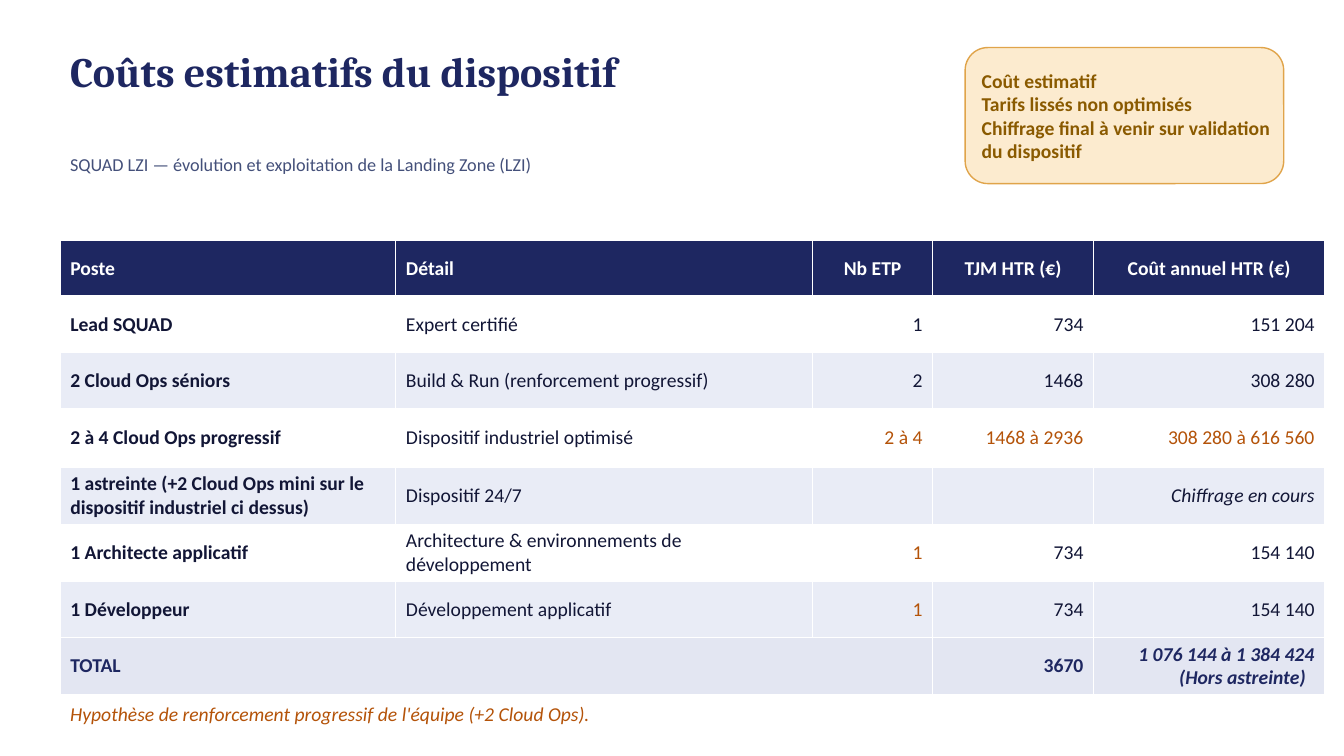
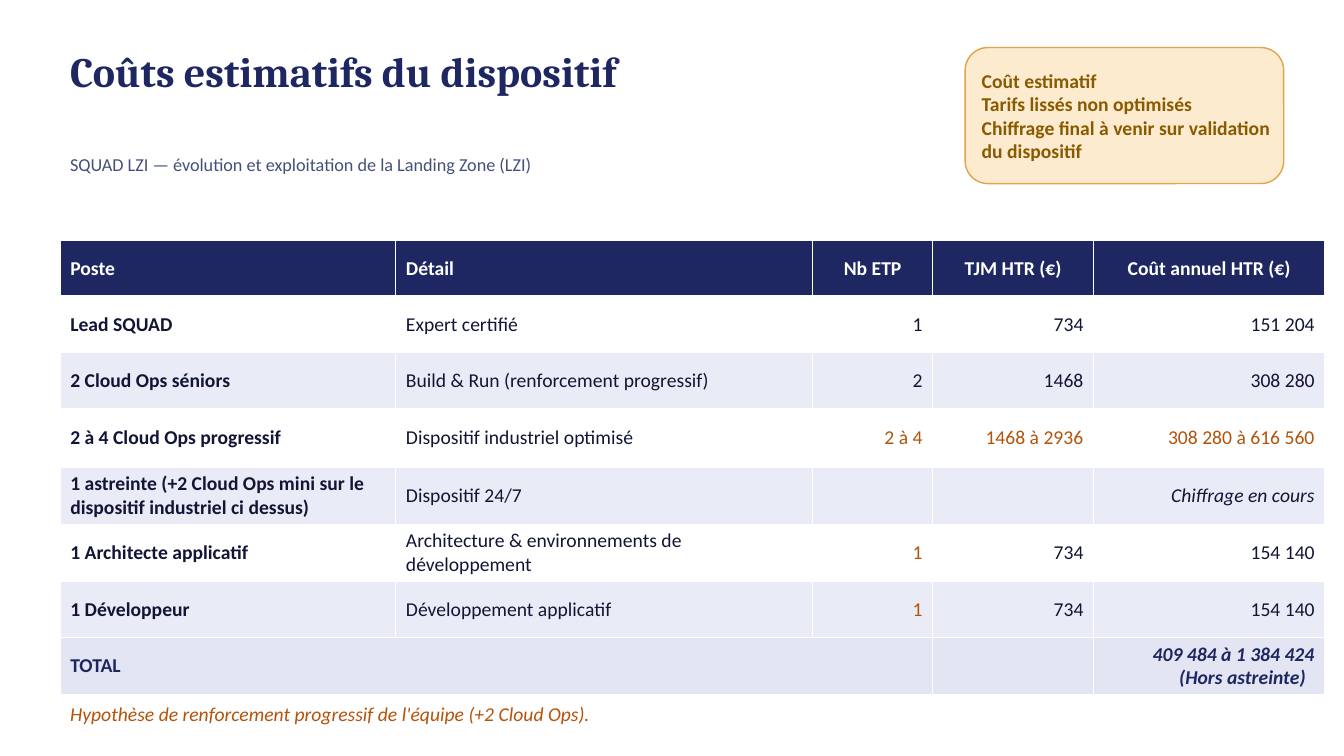
Before and after one commit to malphodo/newsfs, a slide deck: slide 11 of Modele_Operationnel_LZI.pptx. Drawn at 1344x756 pixels with LibreOffice and Linux fonts; fonts in the diff are those of the drawing. Boxes give left, top, right and bottom in pixels: in the first picture for what was removed or moved away, otherwise in the second. Text is boxed around its words. In the diff, an @@ line names an element or a change of style, - is before the commit and + after.

```diff
--- a/Modele_Operationnel_LZI.pptx
+++ b/Modele_Operationnel_LZI.pptx
@@ table at <box>60,241,1325,695</box> @@
-row 8, column 4: 3670
+row 8, column 4: 
-row 8, column 5: 1 076 144 à 1 384 424 / (Hors astreinte)
+row 8, column 5: 409 484 à 1 384 424 / (Hors astreinte)
```
Also in this commit, not shown: 1 slide added, 1 slide removed.
